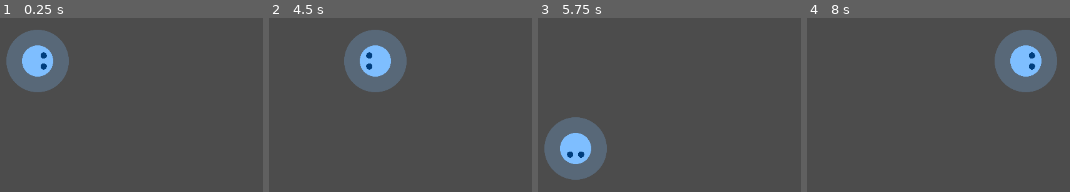
Above: before the commit, frames 1-4 (left to right).
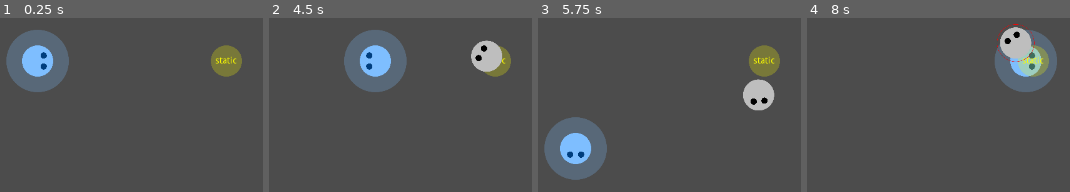
Above: after the commit, the same moments.

Repository: saimukzi/NfaoPoSim
Game: Godot game, scene res://DebugStage/DebugStage.tscn
The game is run twice, just before and just after one commit, with the same random seed, the same clock (stepped at 60 frames per second) and the same inputs.
Inputs:
- Up to frame 1 (0.25 s): no input
- Up to frame 2 (4.5 s): tap Enter at 0.5 s; hold Right (game_right) 0.53-1.28 s; hold Z (game_eat) 0.53-1.28 s; hold Down (game_down) 1.28-2.03 s; tap Z (game_eat) at 1.35, 2.85, 4.35 s; hold Right (game_right) 2.03-2.78 s; hold Z (game_eat) 2.03-2.78 s; hold Up (game_up) 2.78-3.53 s; hold Z (game_eat) 3.53-4.28 s; hold Left (game_left) from 3.53 s (still down); tap W (debug_spawn) at 4.15 s
- Up to frame 3 (5.75 s): release Left (game_left) at 5.03 s; hold Down (game_down) from 5.03 s (still down); hold Z (game_eat) from 5.03 s (still down)
- Up to frame 4 (8 s): release Down (game_down) at 5.78 s; release Z (game_eat) at 5.78 s; hold Right (game_right) 5.78-6.53 s; tap Z (game_eat) at 5.85, 7.35 s; hold Up (game_up) 6.53-7.28 s; hold Z (game_eat) 6.53-7.28 s; hold Right (game_right) from 7.28 s (still down)

The runs differ from the first frame. In frame 1, 1.7% of the frame differs, in the area x 80-93%, y 15-34%; in frame 2, 2.3%; in frame 3, 3.4%, in the area x 77-93%, y 15-54%; in frame 4, 3.3%.

Commit message:
DebugStage add back MobSpawner

Diff:
--- a/DebugStage/DebugStage.tscn
+++ b/DebugStage/DebugStage.tscn
@@ -1,7 +1,32 @@
-[gd_scene load_steps=2 format=2]
+[gd_scene load_steps=4 format=2]
 
 [ext_resource path="res://GameBase/GameBase.tscn" type="PackedScene" id=1]
+[ext_resource path="res://assets/circle-fill-256.png" type="Texture" id=2]
+[ext_resource path="res://DebugStage/MobSpawner.gd" type="Script" id=3]
 
 [node name="DebugStage" type="Node"]
 
 [node name="Game" parent="." instance=ExtResource( 1 )]
+
+[node name="MobSpawner" type="Node2D" parent="Game/Map" index="1"]
+position = Vector2( 791, 360 )
+script = ExtResource( 3 )
+map = NodePath("../../..")
+
+[node name="Circle-fill-256" type="Sprite" parent="Game/Map/MobSpawner"]
+modulate = Color( 1, 1, 0, 0.247059 )
+scale = Vector2( 0.195, 0.195 )
+texture = ExtResource( 2 )
+
+[node name="Label" type="Label" parent="Game/Map/MobSpawner"]
+modulate = Color( 1, 1, 0, 1 )
+anchor_right = 0.5
+margin_left = -50.0
+margin_top = -10.0
+margin_right = 50.0
+margin_bottom = 10.0
+text = "static"
+align = 1
+valign = 1
+
+[editable path="Game"]
